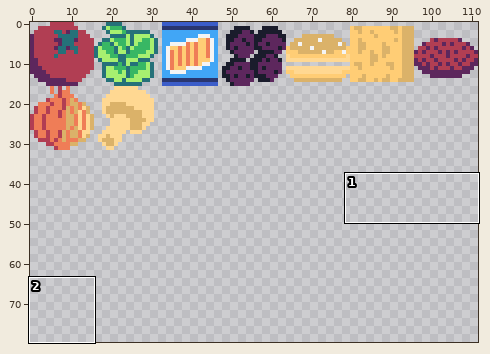
Two versions of one pixel-art file, art/ingredients.aseprite. Above, an overview of the earlier version with the close-up marked.
Close-up. Before:
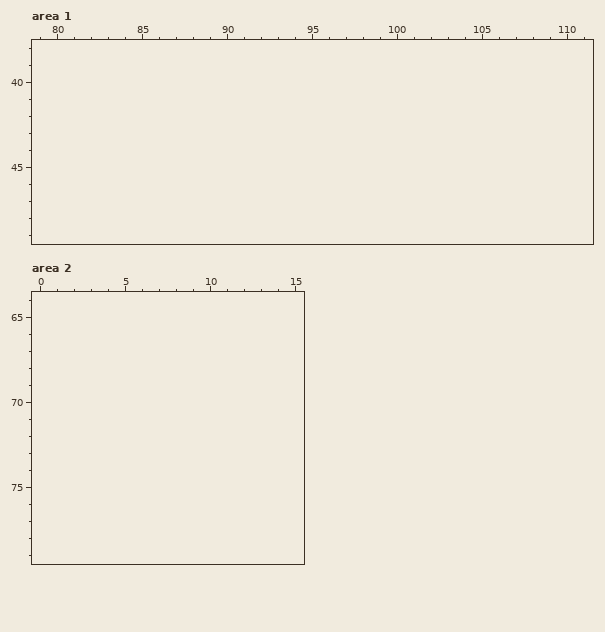
112x32 pixels, 1 frame. Colours within 5 levels of each other are drawn and written as one. Shown: area 1: x 79..111, y 38..49; area 2: x 0..15, y 64..79. The old version is drawn lined up with the new one, on the new canvas. The commit also changed other parts of the picture, which this record leaves out.
Once edited:
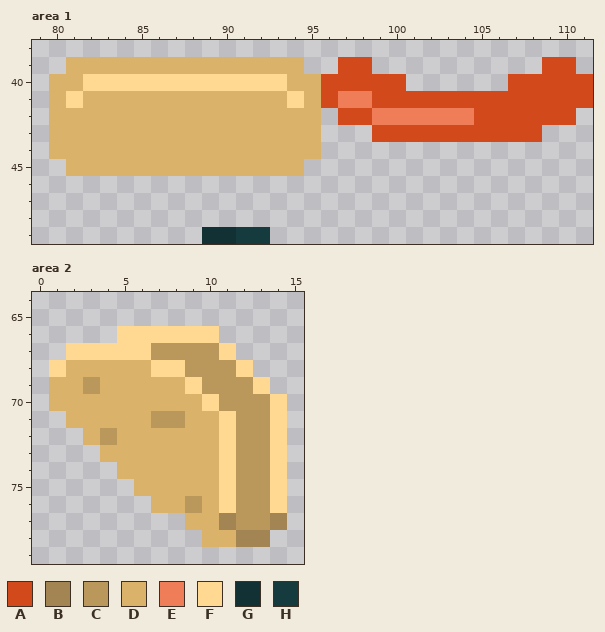
Palette (. is transparent): A #d2491b  B #a28552  C #ba985c  D #dbb269  E #ef7d57  F #ffd892  G #113135  H #153b3f
The exact change:
{"change": "canvas 112x32 -> 112x80"}
{"where": "area 1"}
{"y":39,"x":81,"old":"..............","new":"DDDDDDDDDDDDDD"}
{"y":39,"x":97,"old":"..","new":"AA"}
{"y":39,"x":109,"old":"..","new":"AA"}
{"y":40,"x":80,"old":".....................","new":"DDFFFFFFFFFFFFDDAAAAA"}
{"y":40,"x":107,"old":".....","new":"AAAAA"}
{"y":41,"x":80,"old":"................................","new":"DFDDDDDDDDDDDDFDAEEAAAAAAAAAAAAA"}
{"y":42,"x":80,"old":"................","new":"DDDDDDDDDDDDDDDD"}
{"y":42,"x":97,"old":"..............","new":"AAEEEEEEAAAAAA"}
{"y":43,"x":80,"old":"................","new":"DDDDDDDDDDDDDDDD"}
{"y":43,"x":99,"old":"..........","new":"AAAAAAAAAA"}
{"y":44,"x":80,"old":"................","new":"DDDDDDDDDDDDDDDD"}
{"y":45,"x":81,"old":"..............","new":"DDDDDDDDDDDDDD"}
{"y":49,"x":89,"old":"....","new":"GGHH"}
{"where": "area 2"}
{"y":66,"x":5,"old":"......","new":"FFFFFF"}
{"y":67,"x":2,"old":"..........","new":"FFFFFCCCCF"}
{"y":68,"x":1,"old":"............","new":"FDDDDDFFCCCF"}
{"y":69,"x":1,"old":".............","new":"DDCDDDDDFCCCF"}
{"y":70,"x":1,"old":"..............","new":"DDDDDDDDDFCCCF"}
{"y":71,"x":2,"old":".............","new":"DDDDDCCDDFCCF"}
{"y":72,"x":3,"old":"............","new":"DCDDDDDDFCCF"}
{"y":73,"x":4,"old":"...........","new":"DDDDDDDFCCF"}
{"y":74,"x":5,"old":"..........","new":"DDDDDDFCCF"}
{"y":75,"x":6,"old":".........","new":"DDDDDFCCF"}
{"y":76,"x":7,"old":"........","new":"DDCDFCCF"}
{"y":77,"x":9,"old":"......","new":"DDBCCB"}
{"y":78,"x":10,"old":"....","new":"DDBB"}
